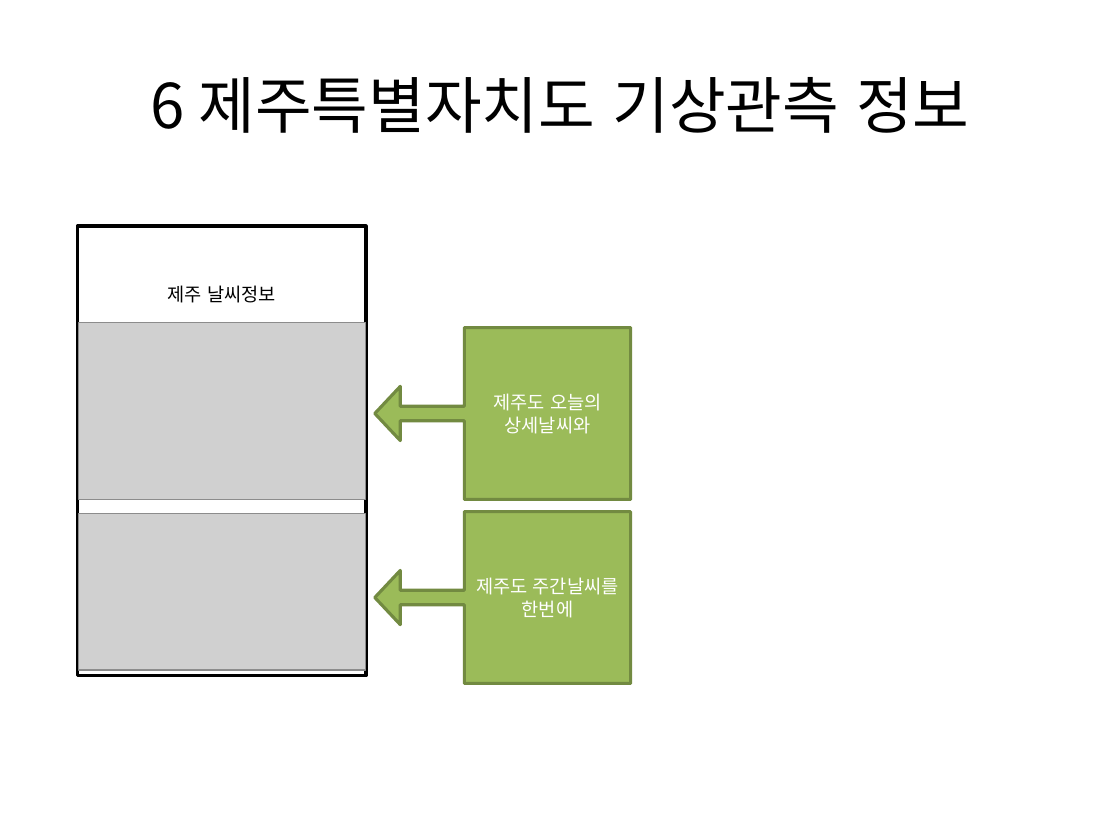
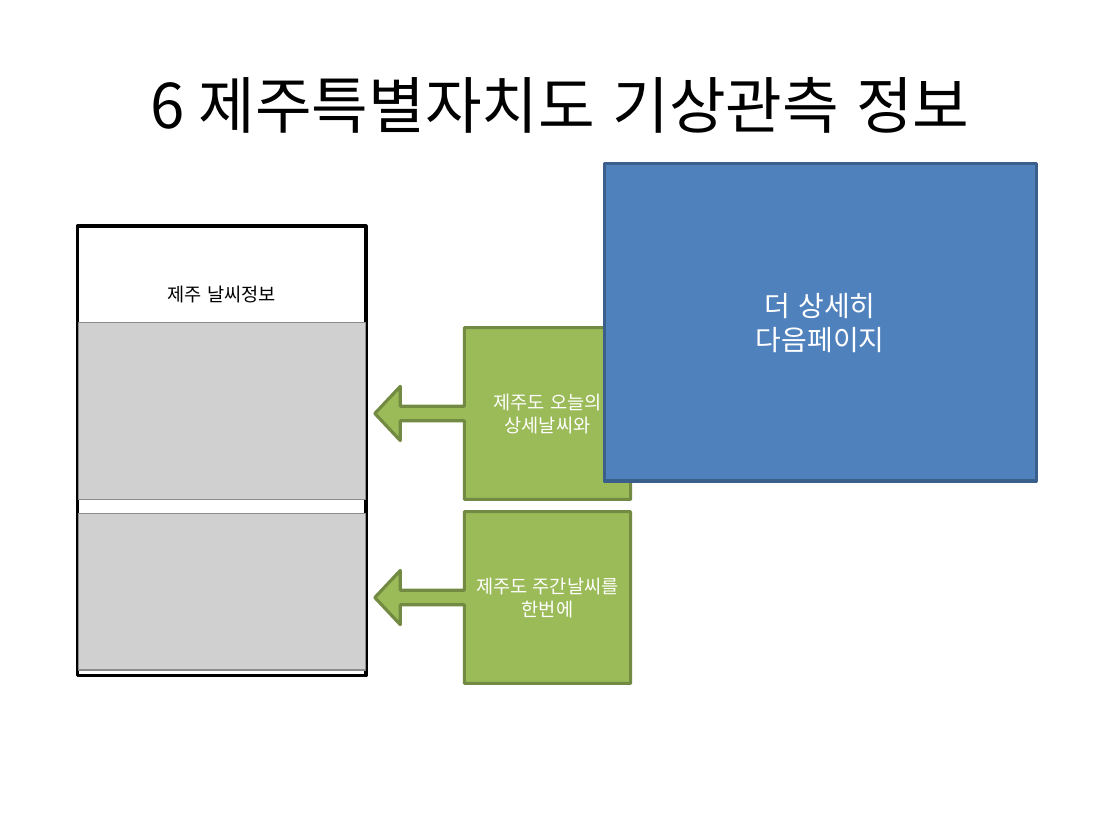
Before and after one commit to Seo-Sang-Eun/test01, a slide deck: slide 10 of Project Info/ui.pptx. Drawn at 1120x840 pixels with LibreOffice and Linux fonts; fonts in the diff are those of the drawing; grey boxes stand for pictures. Boxes give left, top, right and bottom in pixels: in the first picture for what was removed or moved away, otherwise in the second. Text is boxed around its words. In the diff, an @@ line names an element or a change of style, - is before the commit and + after.

```diff
--- a/Project Info/ui.pptx
+++ b/Project Info/ui.pptx
@@ rectangle added at (604,164,1036,480), fill #4F81BD, outline #3A5F8C 2 pt, 18 pt, text #FFFFFF @@
+더 상세히
+다음페이지
```
Also in this commit, not shown: 1 slide added, 15 other files.
